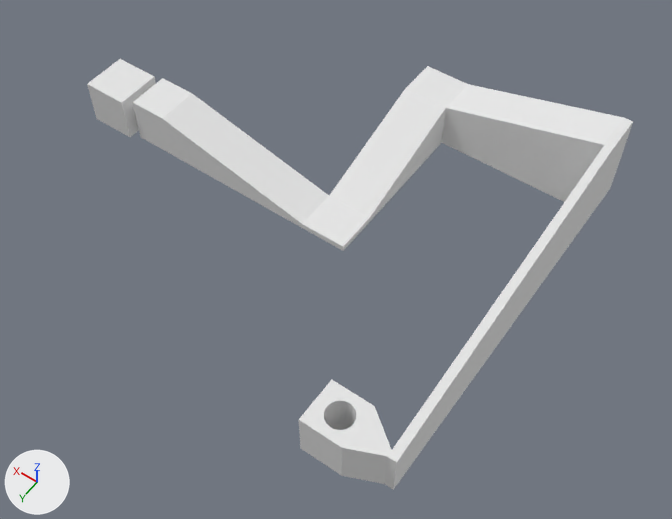
A saved change to the Blender file Assets/Meshes/question mark.blend.
One viewpoint serves both versions: a camera (50 mm lens) standing at (-13.9, 19.6, 27.4) and looking at (-0.7, 1.1, -1.6). Every picture has the same lights, and +X, +Y and +Z are marked at lower left.
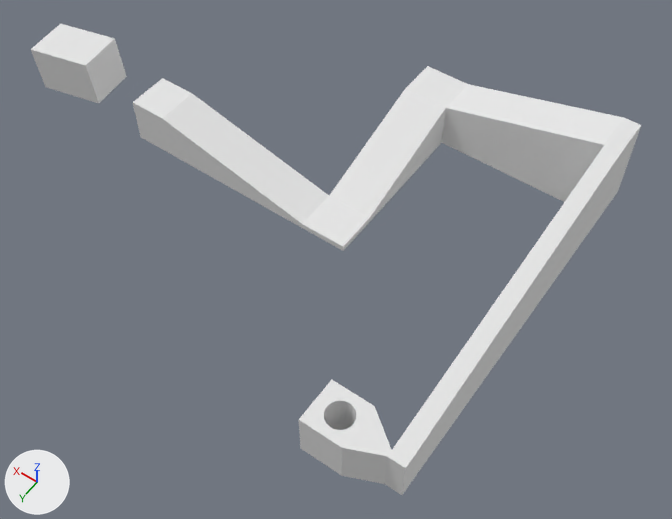
Patch to the scene script:
```diff
--- a/Assets/Meshes/question mark.blend.py
+++ b/Assets/Meshes/question mark.blend.py
@@ me_cube @@
 me_cube.from_pydata(...)  # 180 vertices, 148 faces; spans x -8.0..9.6, y -8.1..8.7, z -1.0..2.7
 # used by ob_cube; location = (0.0, 0.0, 0.0)
 # before: 18 (-8.0, -8.1, -1.0) at pixel (610, 188), 19 (-8.0, -6.3, -1.0) at pixel (591, 215), 25 (-8.0, -8.1, 2.7) at pixel (633, 121), 28 (-8.0, 7.9, -1.0) at pixel (397, 483), 29 (-8.0, -6.3, 2.7) at pixel (613, 148)
 # before: 31 (-8.0, 7.9, 1.0) at pixel (401, 456), 34 (-8.0, 8.1, -1.0) at pixel (393, 489), 37 (-8.0, 8.1, 1.0) at pixel (396, 462)
+# me_cube part 1
+for i in [18, 19, 25, 28, 29, 31, 34, 37]: me_cube.vertices[i].co += Vector((-0.3, 0.0, 0.0))
 me_cube.materials.append(mat_material)
@@ ob_cube_001 @@
 ob_cube_001 = bpy.data.objects.new('Cube.001', me_cube_001)
-ob_cube_001.location = (11.1, 0.21, -0.04)
+ob_cube_001.location = (13.65, 0.21, 0.64)
+ob_cube_001.rotation_euler = (0.0113, 0.103, 0.132)  # degrees (0.6, 5.9, 7.6)
+ob_cube_001.scale = (1.51, 1.01, 1.01)
```

Changed parts and their boxes [x1, y1, x2, y2] in the pictures (672 x 519 px; the box of a moved part takes in the faces that stretch with it):
'Cube', reshaped
    before: [133, 66, 633, 490]
    after: [133, 66, 641, 495]
'Cube.001', moved, turned, rescaled
    before: [87, 59, 156, 137]
    after: [31, 24, 127, 103]
part 1 of me_cube, moved or reshaped
    before: [384, 123, 633, 490]
    after: [384, 122, 641, 495]
